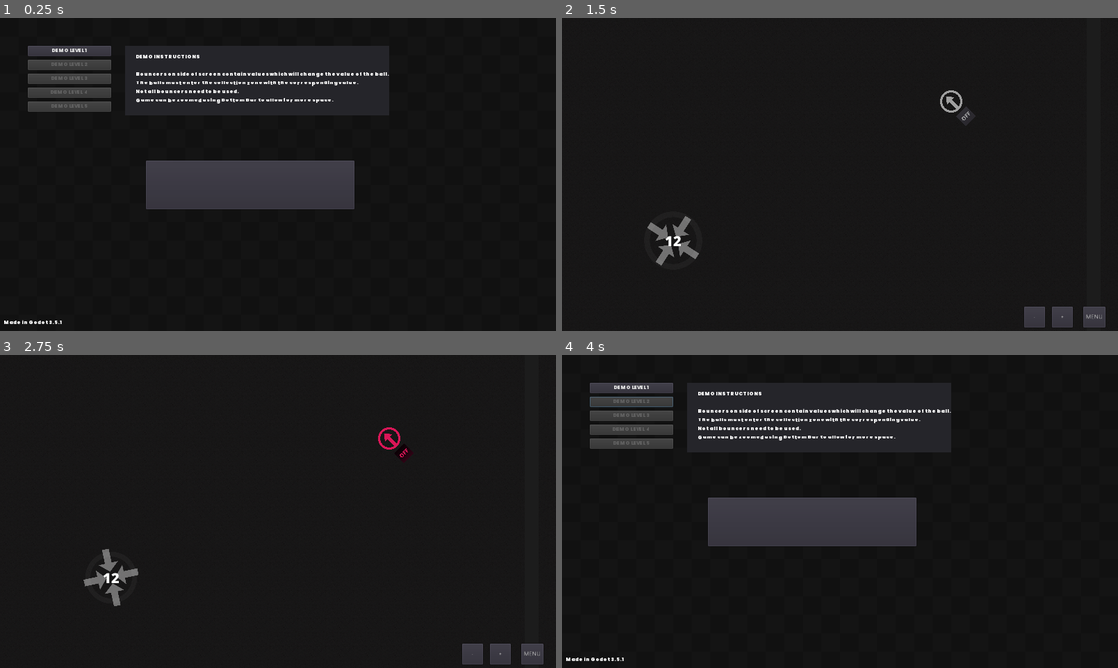
Above: before the commit, frames 1-4 (two rows, left to right).
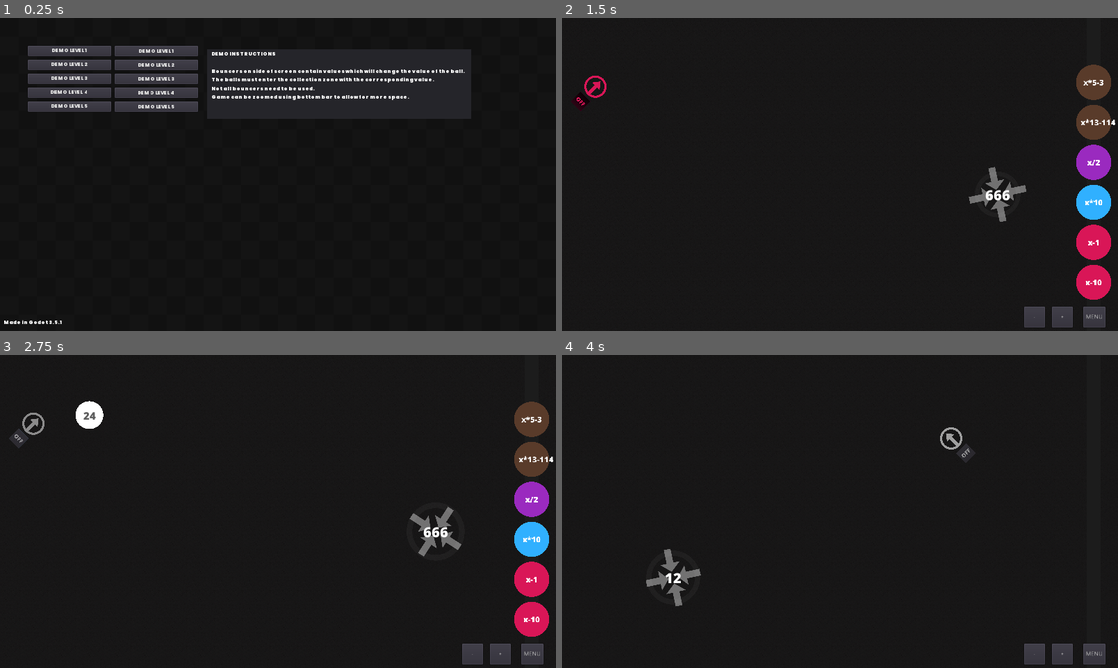
Above: after the commit, the same moments.

Repository: Masonzk/2023TSAVGDSOURCE
Game: Godot game, scene res://Scenes/Menu.tscn
Two runs of this game, one before a commit and one after it. Both use one fixed random seed, a clock stepped at 60 frames per second and the inputs below.
Inputs (mouse positions are in pixels of both pictures, inside the frame that each line leads up to; where the layout moved, square brackets give the same spot in the first picture):
- Up to frame 1 (0.25 s): no input
- Up to frame 2 (1.5 s): click (717, 52) [812, 183] at 0.5 s; click "DEMO LEVEL 1" (after the commit: "OFF") at 1.25 s
- Up to frame 3 (2.75 s): click "OFF" at 2 s
- Up to frame 4 (4 s): click "MENU" at 2.75 s; click (628, 401) at 3.5 s, where only the run after the commit has a clickable "DEMO LEVEL 2"

The runs differ from the first frame. In frame 1, 12% of the frame differs, in the area x 9-85%, y 8-62%; in frame 2, 4.7%; in frame 3, 5.1%; in frame 4, 11%.

Commit message:
Added functionality to null zones.

Diff:
--- a/Code/Menu.gd
+++ b/Code/Menu.gd
@@ -1,12 +1,10 @@
 extends Control
 
-
 func _on_Button_pressed():
-	get_tree().change_scene("res://Scenes/Levels/Base.tscn")
+	get_tree().change_scene("res://Scenes/Levels/1.tscn")
 
 func _on_Button2_pressed():
 	get_tree().change_scene("res://Scenes/Levels/2.tscn")
-
 
 func _on_Button3_pressed():
 	get_tree().change_scene("res://Scenes/Levels/3.tscn")
@@ -16,3 +14,18 @@
 
 func _on_Button5_pressed():
 	get_tree().change_scene("res://Scenes/Levels/5.tscn")
+
+func _on_Button6_pressed():
+	get_tree().change_scene("res://Scenes/Levels/6.tscn")
+
+func _on_Button7_pressed():
+	get_tree().change_scene("res://Scenes/Levels/7.tscn")
+
+func _on_Button8_pressed():
+	get_tree().change_scene("res://Scenes/Levels/8.tscn")
+
+func _on_Button9_pressed():
+	get_tree().change_scene("res://Scenes/Levels/9.tscn")
+
+func _on_Button10_pressed():
+	get_tree().change_scene("res://Scenes/Levels/10.tscn")
--- /dev/null
+++ b/Code/NullZone.gd
@@ -0,0 +1,6 @@
+extends StaticBody2D
+
+func _on_Area2D_body_entered(body):
+	if body.is_in_group("ball"):
+		body.get_node("CollisionShape2D").disabled = true
+		body.get_node("AnimationPlayer").play("null")
--- a/Scenes/Ball.tscn
+++ b/Scenes/Ball.tscn
@@ -25,6 +25,33 @@
 "transitions": PoolRealArray( 1, 1, 1 ),
 "update": 0,
 "values": [ Vector2( 0.0888889, 0.0888889 ), Vector2( 0.11, 0.11 ), Vector2( 0.0888889, 0.0888889 ) ]
+}
+
+[sub_resource type="Animation" id=7]
+length = 0.001
+tracks/0/type = "value"
+tracks/0/path = NodePath("Sprite:scale")
+tracks/0/interp = 1
+tracks/0/loop_wrap = true
+tracks/0/imported = false
+tracks/0/enabled = true
+tracks/0/keys = {
+"times": PoolRealArray( 0 ),
+"transitions": PoolRealArray( 1 ),
+"update": 0,
+"values": [ Vector2( 0.07, 0.07 ) ]
+}
+tracks/1/type = "value"
+tracks/1/path = NodePath("Label:rect_scale")
+tracks/1/interp = 1
+tracks/1/loop_wrap = true
+tracks/1/imported = false
+tracks/1/enabled = true
+tracks/1/keys = {
+"times": PoolRealArray( 0 ),
+"transitions": PoolRealArray( 1 ),
+"update": 0,
+"values": [ Vector2( 1, 1 ) ]
 }
 
 [sub_resource type="Animation" id=4]
@@ -69,6 +96,48 @@
 } ]
 }
 
+[sub_resource type="Animation" id=6]
+resource_name = "null"
+length = 0.5
+tracks/0/type = "method"
+tracks/0/path = NodePath(".")
+tracks/0/interp = 1
+tracks/0/loop_wrap = true
+tracks/0/imported = false
+tracks/0/enabled = true
+tracks/0/keys = {
+"times": PoolRealArray( 0.5 ),
+"transitions": PoolRealArray( 1 ),
+"values": [ {
+"args": [  ],
+"method": "queue_free"
+} ]
+}
+tracks/1/type = "value"
+tracks/1/path = NodePath("Sprite:scale")
+tracks/1/interp = 2
+tracks/1/loop_wrap = true
+tracks/1/imported = false
+tracks/1/enabled = true
+tracks/1/keys = {
+"times": PoolRealArray( 0, 0.2, 0.3, 0.5 ),
+"transitions": PoolRealArray( 1, 1, 1, 1 ),
+"update": 0,
+"values": [ Vector2( 0.0888889, 0.0888889 ), Vector2( 0.1, 0.1 ), Vector2( 0.0888889, 0.0888889 ), Vector2( 1e-05, 1e-05 ) ]
+}
+tracks/2/type = "value"
+tracks/2/path = NodePath("Label:rect_scale")
+tracks/2/interp = 1
+tracks/2/loop_wrap = true
+tracks/2/imported = false
+tracks/2/enabled = true
+tracks/2/keys = {
+"times": PoolRealArray( 0, 0.5 ),
+"transitions": PoolRealArray( 1, 1 ),
+"update": 0,
+"values": [ Vector2( 1, 1 ), Vector2( 1e-05, 1e-05 ) ]
+}
+
 [node name="Ball" type="RigidBody2D" groups=["ball"]]
 physics_material_override = SubResource( 2 )
 gravity_scale = 5.0
@@ -104,6 +173,8 @@
 reset_on_save = false
 playback_speed = 2.0
 anims/Pulse = SubResource( 5 )
+anims/RESET = SubResource( 7 )
 anims/destroy = SubResource( 4 )
+anims/null = SubResource( 6 )
 
 [connection signal="body_entered" from="." to="." method="_on_Ball_body_entered"]
--- a/Scenes/Levels/8.tscn
+++ b/Scenes/Levels/8.tscn
@@ -1,8 +1,9 @@
-[gd_scene load_steps=4 format=2]
+[gd_scene load_steps=5 format=2]
 
 [ext_resource path="res://Scenes/Levels/Base.tscn" type="PackedScene" id=1]
 [ext_resource path="res://Shaders/Null-Zone.tres" type="Material" id=2]
 [ext_resource path="res://Textures/d141efea9db2f0fa9948b1fbf2419d7f.png" type="Texture" id=3]
+[ext_resource path="res://Code/NullZone.gd" type="Script" id=4]
 
 [node name="8" instance=ExtResource( 1 )]
 expressions = [ "x+3", "x+360", "x+70", "x-20", "x*5", "x*4", "x/10" ]
@@ -19,11 +20,14 @@
 [node name="Null Zone" type="StaticBody2D" parent="." index="5"]
 modulate = Color( 0.94902, 0.0941176, 0.0941176, 0.431373 )
 position = Vector2( 192, 64 )
+script = ExtResource( 4 )
 __meta__ = {
 "_edit_group_": true
 }
 
-[node name="CollisionPolygon2D" type="CollisionPolygon2D" parent="Null Zone" index="0"]
+[node name="Area2D" type="Area2D" parent="Null Zone" index="0"]
+
+[node name="CollisionPolygon2D" type="CollisionPolygon2D" parent="Null Zone/Area2D" index="0"]
 polygon = PoolVector2Array( 32, 0, 320, 0, 320, 128, 32, 128 )
 
 [node name="Polygon2D" type="Polygon2D" parent="Null Zone" index="1"]
@@ -39,7 +43,9 @@
 "_edit_group_": true
 }
 
-[node name="CollisionPolygon2D" type="CollisionPolygon2D" parent="Null Zone2" index="0"]
+[node name="Area2D" type="Area2D" parent="Null Zone2" index="0"]
+
+[node name="CollisionPolygon2D" type="CollisionPolygon2D" parent="Null Zone2/Area2D" index="0"]
 polygon = PoolVector2Array( 0, 0, 256, 0, 256, 544, 0, 544 )
 
 [node name="Polygon2D" type="Polygon2D" parent="Null Zone2" index="1"]
@@ -47,3 +53,5 @@
 texture = ExtResource( 3 )
 texture_rotation_degrees = 70.0
 polygon = PoolVector2Array( 0, 0, 256, 0, 256, 544, 0, 544 )
+
+[connection signal="body_entered" from="Null Zone/Area2D" to="Null Zone" method="_on_Area2D_body_entered"]
--- a/Scenes/Menu.tscn
+++ b/Scenes/Menu.tscn
@@ -34,7 +34,6 @@
 margin_top = 96.0
 margin_right = 256.0
 margin_bottom = 116.0
-disabled = true
 text = "DEMO LEVEL 2"
 
 [node name="Button3" type="Button" parent="."]
@@ -42,7 +41,6 @@
 margin_top = 128.0
 margin_right = 256.0
 margin_bottom = 148.0
-disabled = true
 text = "DEMO LEVEL 3"
 
 [node name="Button4" type="Button" parent="."]
@@ -50,7 +48,6 @@
 margin_top = 160.0
 margin_right = 256.0
 margin_bottom = 180.0
-disabled = true
 text = "DEMO LEVEL 4"
 
 [node name="Button5" type="Button" parent="."]
@@ -58,20 +55,54 @@
 margin_top = 192.0
 margin_right = 256.0
 margin_bottom = 212.0
-disabled = true
+text = "DEMO LEVEL 5"
+
+[node name="Button6" type="Button" parent="."]
+margin_left = 264.0
+margin_top = 64.0
+margin_right = 456.0
+margin_bottom = 88.0
+text = "DEMO LEVEL 1"
+
+[node name="Button7" type="Button" parent="."]
+margin_left = 264.0
+margin_top = 96.0
+margin_right = 456.0
+margin_bottom = 120.0
+text = "DEMO LEVEL 2"
+
+[node name="Button8" type="Button" parent="."]
+margin_left = 264.0
+margin_top = 128.0
+margin_right = 456.0
+margin_bottom = 152.0
+text = "DEMO LEVEL 3"
+
+[node name="Button9" type="Button" parent="."]
+margin_left = 264.0
+margin_top = 160.0
+margin_right = 456.0
+margin_bottom = 184.0
+text = "DEMO LEVEL 4"
+
+[node name="Button10" type="Button" parent="."]
+margin_left = 264.0
+margin_top = 192.0
+margin_right = 456.0
+margin_bottom = 216.0
 text = "DEMO LEVEL 5"
 
 [node name="Panel" type="Panel" parent="."]
-margin_left = 288.0
-margin_top = 64.0
-margin_right = 896.0
-margin_bottom = 224.0
+margin_left = 477.0
+margin_top = 72.0
+margin_right = 1085.0
+margin_bottom = 232.0
 
 [node name="Label" type="Label" parent="."]
-margin_left = 312.0
-margin_top = 80.0
-margin_right = 904.0
-margin_bottom = 285.0
+margin_left = 487.0
+margin_top = 73.0
+margin_right = 1079.0
+margin_bottom = 278.0
 text = "DEMO INSTRUCTIONS
 
 Bouncers on side of screen contain values which will change the value of the ball.
@@ -89,14 +120,13 @@
 valign = 1
 autowrap = true
 
-[node name="Button6" type="Button" parent="."]
-margin_left = 336.0
-margin_top = 328.0
-margin_right = 816.0
-margin_bottom = 440.0
-
 [connection signal="pressed" from="Button" to="." method="_on_Button_pressed"]
 [connection signal="pressed" from="Button2" to="." method="_on_Button2_pressed"]
 [connection signal="pressed" from="Button3" to="." method="_on_Button3_pressed"]
 [connection signal="pressed" from="Button4" to="." method="_on_Button4_pressed"]
 [connection signal="pressed" from="Button5" to="." method="_on_Button5_pressed"]
+[connection signal="pressed" from="Button6" to="." method="_on_Button6_pressed"]
+[connection signal="pressed" from="Button7" to="." method="_on_Button7_pressed"]
+[connection signal="pressed" from="Button8" to="." method="_on_Button8_pressed"]
+[connection signal="pressed" from="Button9" to="." method="_on_Button9_pressed"]
+[connection signal="pressed" from="Button10" to="." method="_on_Button10_pressed"]
Not shown: 1 places in Scenes/Ball.tscn that only renumber resources
